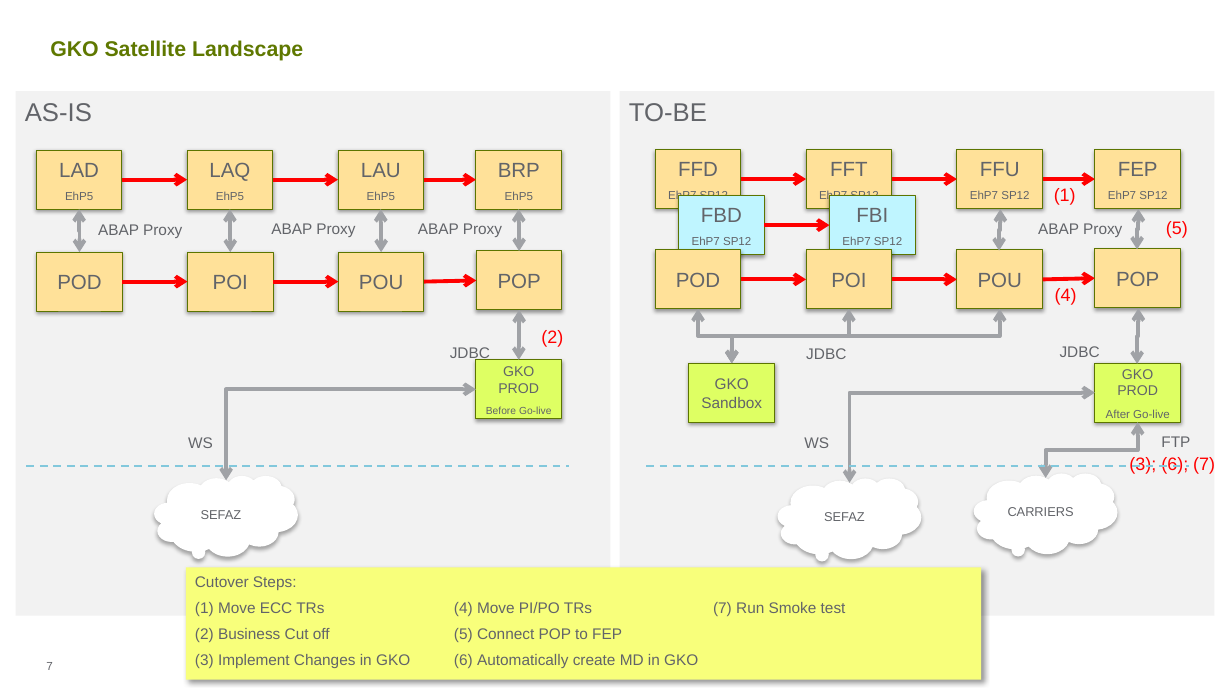
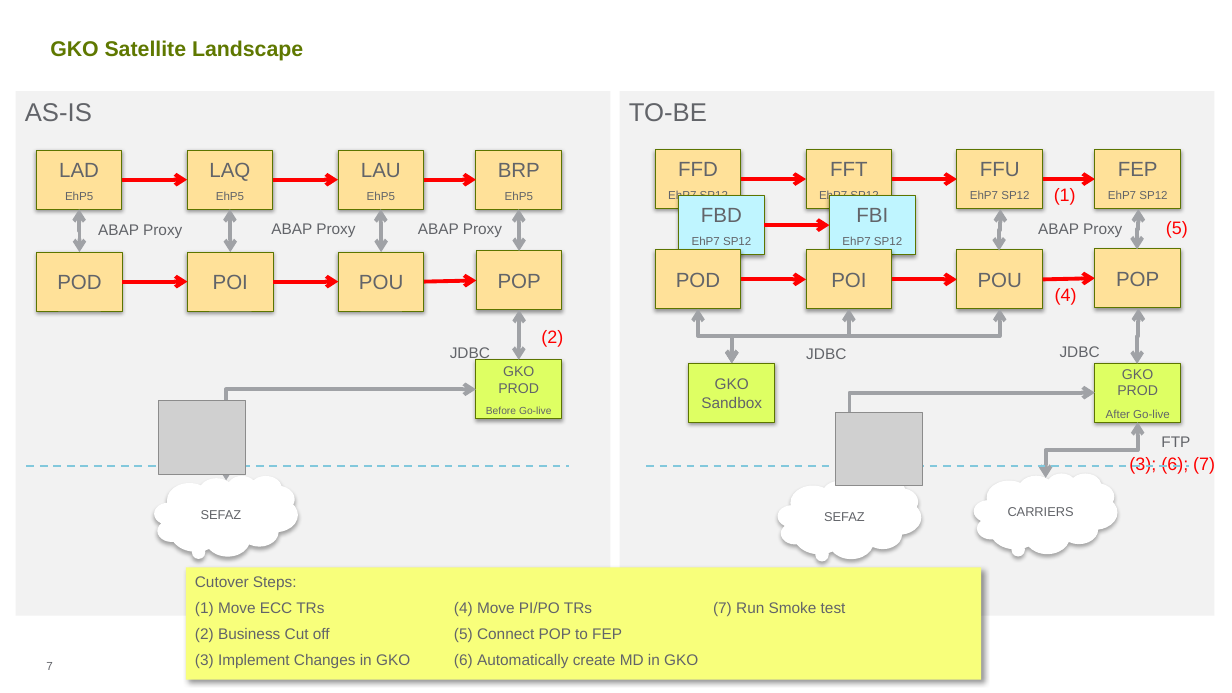
Before and after one commit to ldaher/syngenta-appmap, a slide deck: slide 7 of Satellite Status Report 20161107 vGC.PPTX. Drawn at 1232x693 pixels with LibreOffice and Linux fonts; fonts in the diff are those of the drawing; grey boxes stand for pictures; background and template pictures are left out. Boxes give left, top, right and bottom in pixels: in the first picture for what was removed or moved away, otherwise in the second. Text is boxed around its words. In the diff, an @@ line names an element or a change of style, - is before the commit and + after.

```diff
--- a/Satellite Status Report 20161107 vGC.PPTX
+++ b/Satellite Status Report 20161107 vGC.PPTX
@@ picture added at (x1=159, y1=401, x2=246, y2=475) @@
@@ picture added at (x1=836, y1=412, x2=922, y2=486) @@
@@ text removed at (x1=188, y1=437, x2=213, y2=448) @@
-WS
@@ text removed at (x1=804, y1=437, x2=829, y2=448) @@
-WS
```
Also in this commit, not shown: 3 other slides changed, 2 slides removed, 1 other file.
